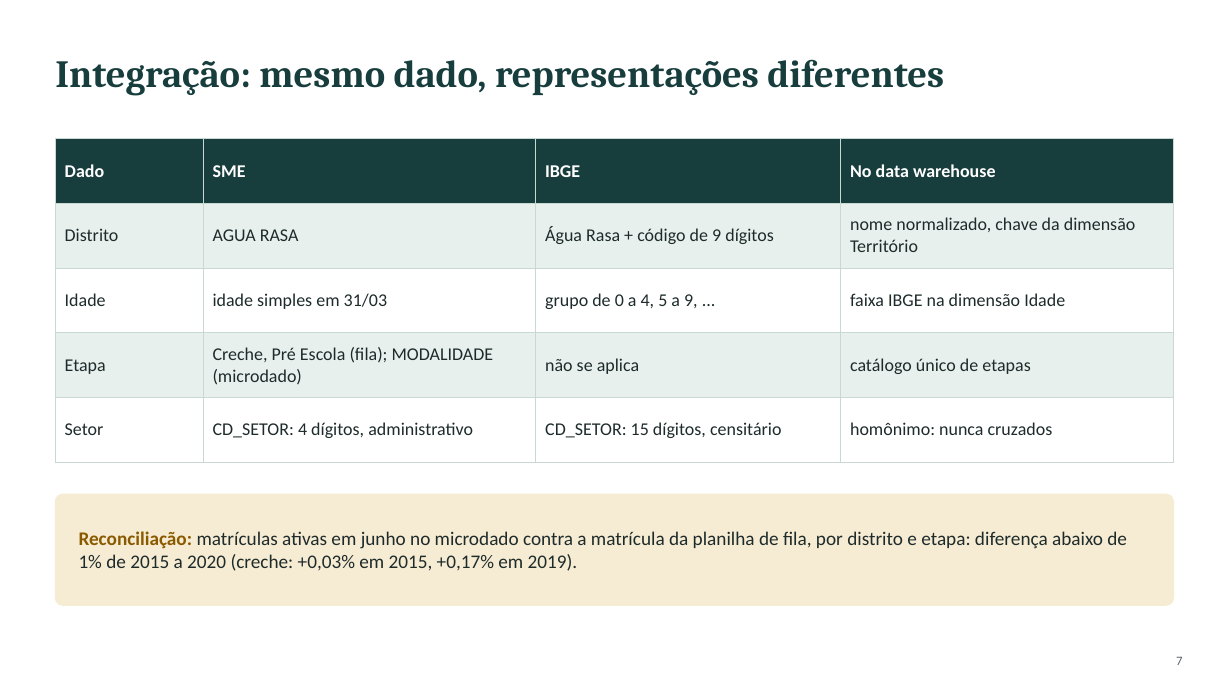
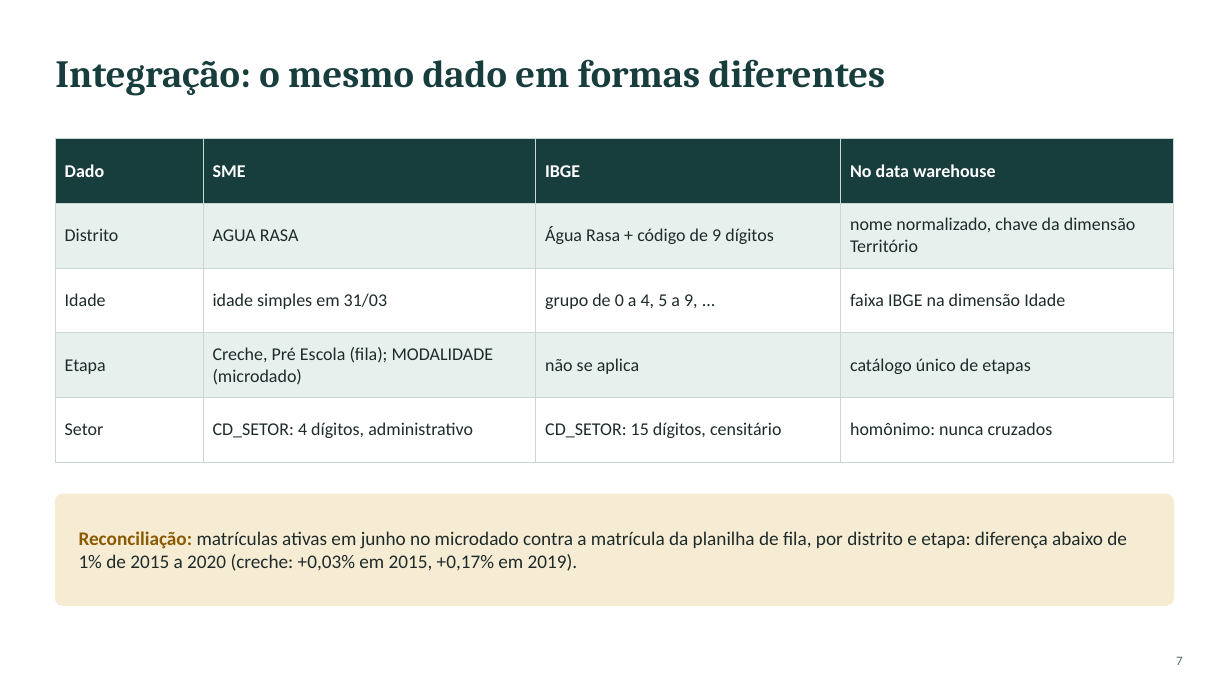
Before and after one commit to kevennlaranjeira/OLAP2026, a slide deck: slide 7 of docs/apresentacao/apresentacao-projeto1.pptx. Drawn at 1232x693 pixels with LibreOffice and Linux fonts; fonts in the diff are those of the drawing. Boxes give left, top, right and bottom in pixels: in the first picture for what was removed or moved away, otherwise in the second. Text is boxed around its words. In the diff, an @@ line names an element or a change of style, - is before the commit and + after.

Commit message:
fix: auditoria de ponta a ponta e correções que ela apontou
Auditoria de código, processo, documentos, slides e imagens
(docs/10-auditoria-do-trabalho.md) e um teste permanente de coerência
(tests/test_coerencia.py, 40 testes): contagens, consultas, integrantes,
links internos, textos pendentes, hierarquias citadas e imagens dos slides
iguais em README, docs/, relatório e apresentação.

Correções:
- C1 e C8: a linha do total do município mostra a DRE "(TODAS)", não
  "(SEM DRE)".
- Relatório de qualidade: anos sem ponto de milhar; CSV das consultas com
  contagens inteiras em vez de "55.0".
- Censo 2022: arquivo fora do layout recusa só a população, sem parar a
  carga dos fatos da SME (D23); setor repetido gera mensagem clara; uma
  subpasta inacessível na listagem do IBGE não interrompe a busca.
- Textos: nota do slide 12 ("setor censitário"), comentários do DDL sobre
  os fatos que usam Tempo e Ano Letivo, título do slide 7.

Imagens e PDFs regenerados das fontes e comparados: idênticos.

```diff
--- a/docs/apresentacao/apresentacao-projeto1.pptx
+++ b/docs/apresentacao/apresentacao-projeto1.pptx
@@ text at (55, 59, 886, 96): text changed @@
-Integração: mesmo dado, representações diferentes
+Integração: o mesmo dado em formas diferentes
```
Also in this commit, not shown: 18 other files.
